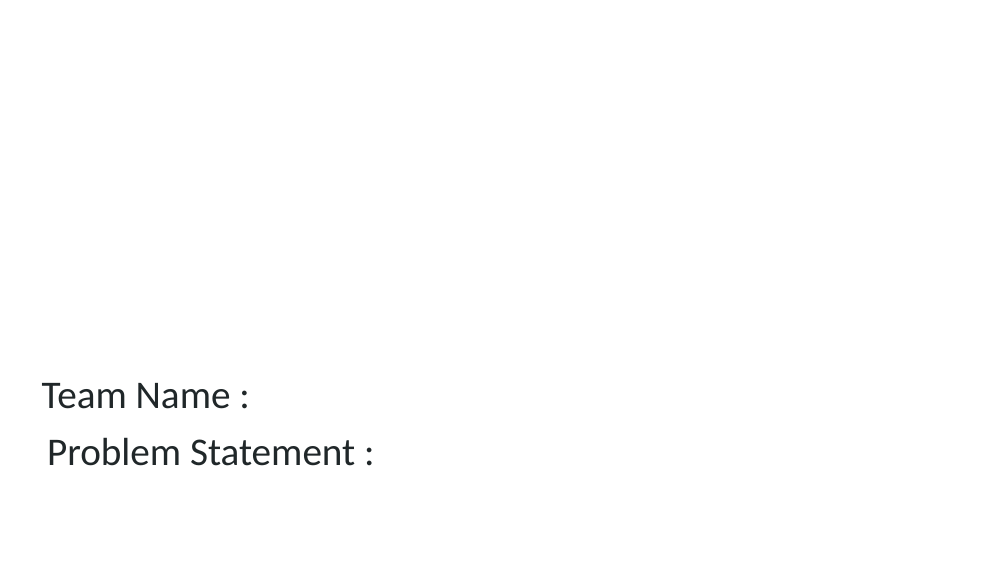
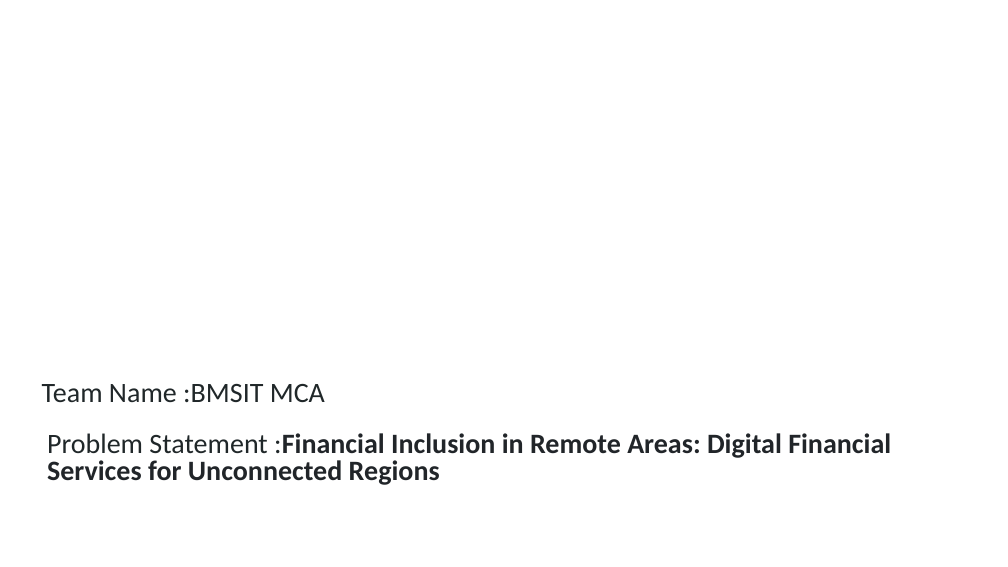
Before and after one commit to hack2skill/National-Agrifunds-Hackathon, a slide deck: slide 2 of main.pptx. Drawn at 1008x567 pixels with LibreOffice and Linux fonts; fonts in the diff are those of the drawing; background and template pictures are left out. Boxes give left, top, right and bottom in pixels: in the first picture for what was removed or moved away, otherwise in the second. Text is boxed around its words. In the diff, an @@ line names an element or a change of style, - is before the commit and + after.

```diff
--- a/main.pptx
+++ b/main.pptx
@@ text at (x1=42, y1=384, x2=325, y2=402): text changed; size 28 to 20 pt @@
-Team Name :
+Team Name :BMSIT MCA
@@ text at (x1=47, y1=433, x2=891, y2=485): text changed; size 28 to 20 pt; text colour #202729 to #212529; bold on @@
-Problem Statement :
+Problem Statement :Financial Inclusion in Remote Areas: Digital Financial Services for Unconnected Regions
```
Also in this commit, not shown: 4 other slides changed, 2 slides added, 4 other files.
